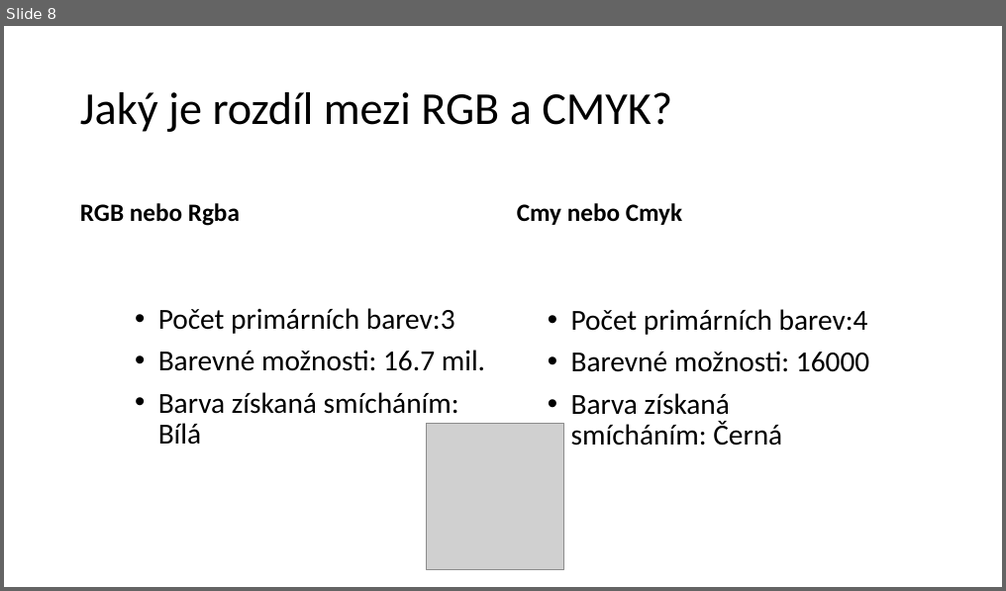
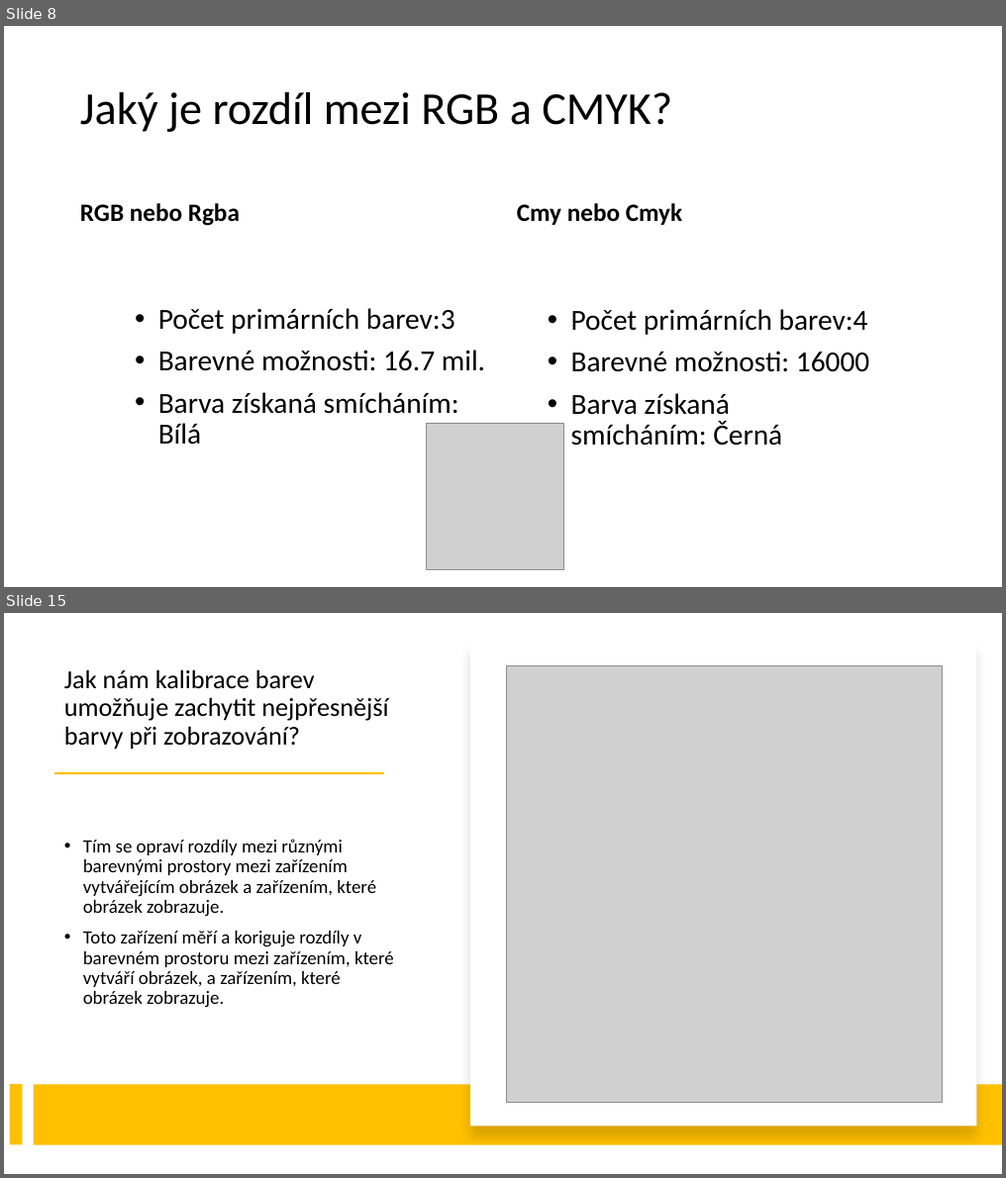
Before and after one commit to ibabayev7/barva, a slide deck: Presentation for IT.pptx. Shown one above the other, each under a label of ours: slide 8 before the commit, slides 8 and 15 after it; the slides between them are not shown. The pictures are 1006x591 and 1006x1178 pixels, drawn with LibreOffice and Linux fonts; fonts in the diff are those of the drawing; grey boxes stand for pictures. Boxes give left, top, right and bottom in pixels: in the first picture for what was removed or moved away, otherwise in the second. Text is boxed around its words. In the diff, an @@ line names an element or a change of style, - is before the commit and + after.

```diff
--- a/Presentation for IT.pptx
+++ b/Presentation for IT.pptx
@@ slide 15 added at (4,613,1002,1174), background #FFFFFF @@
@@ rectangle added at (470,642,976,1127), fill #FFFFFF @@
@@ title added at (64,669,388,750), 25 pt, text #000000 @@
+Jak nám kalibrace barev umožňuje zachytit nejpřesnější barvy při zobrazování?
@@ picture added at (506,666,943,1102) @@
@@ rectangle added at (54,772,383,774), fill #FFC000 @@
@@ text added at (83,839,394,1008), 18 pt, text #000000 @@
+• Tím se opraví rozdíly mezi různými barevnými prostory mezi zařízením vytvářejícím obrázek a zařízením, které obrázek zobrazuje.
+• Toto zařízení měří a koriguje rozdíly v barevném prostoru mezi zařízením, které vytváří obrázek, a zařízením, které obrázek zobrazuje.
@@ rectangle added at (9,1084,22,1146), fill #FFC000 @@
@@ rectangle added at (34,1085,1002,1146), fill #FFC000 @@
```
Also in this commit, not shown: 3 slides changed, 5 other slides added, 2 slides removed.
